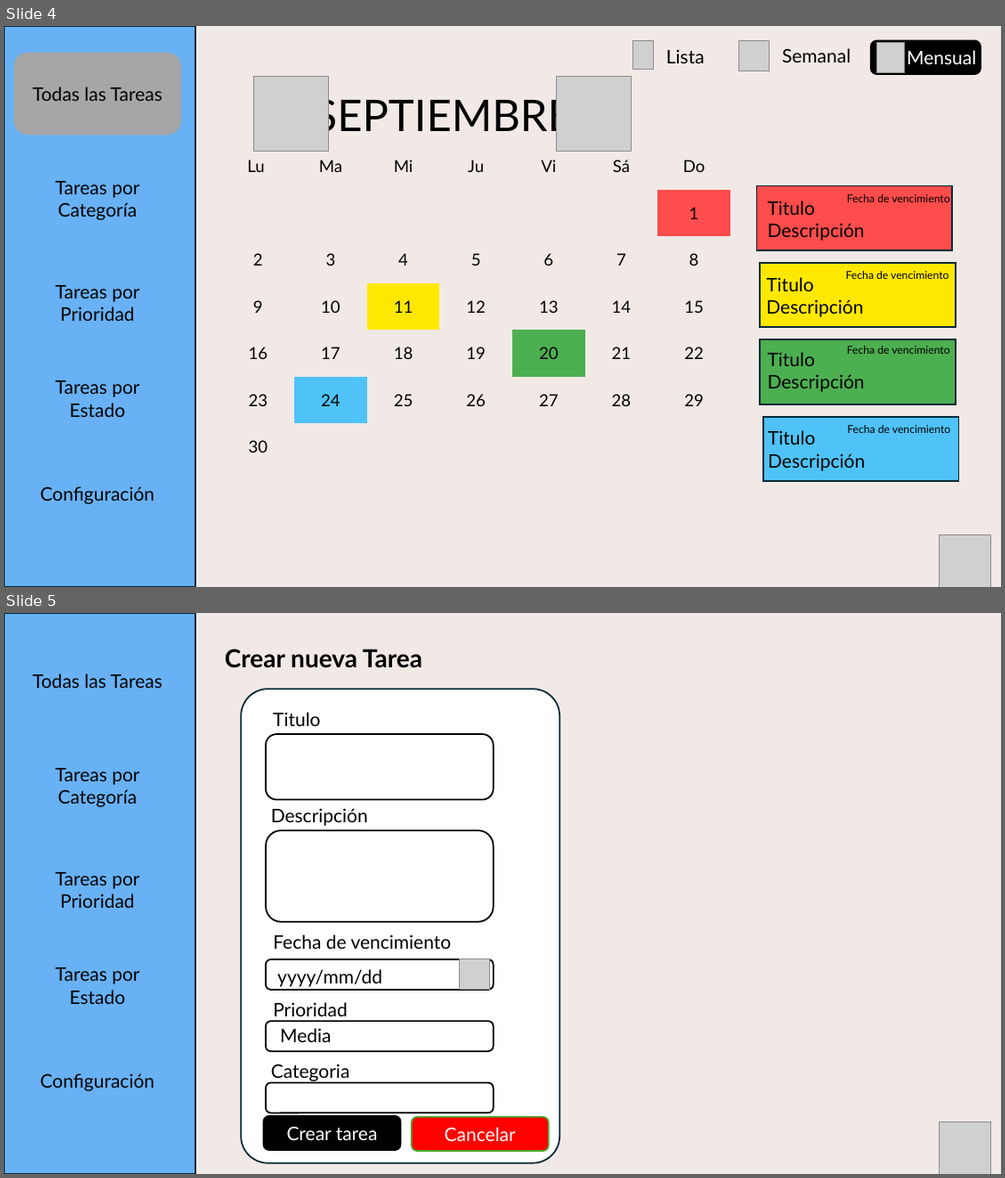
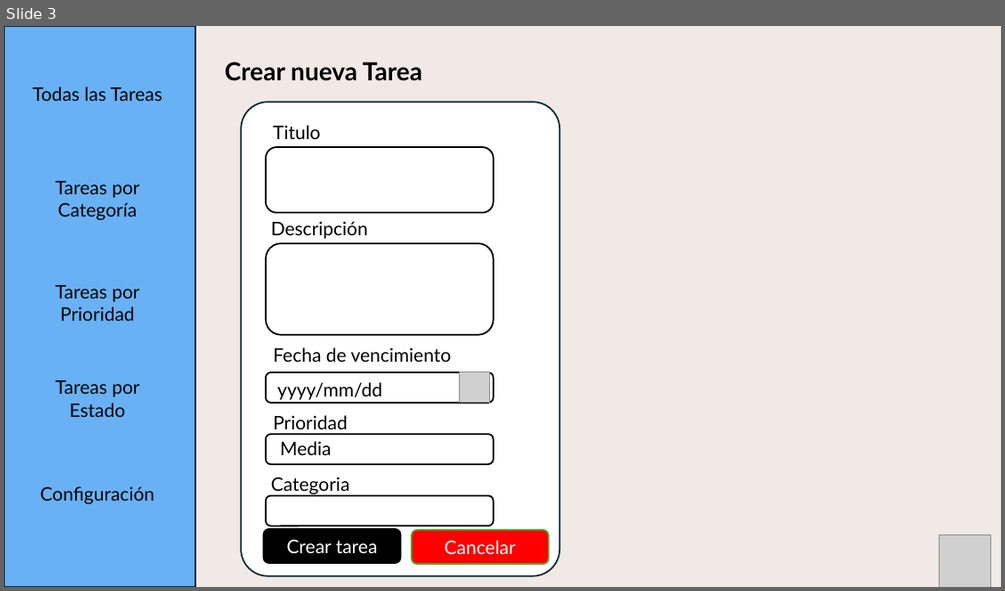
Before and after one commit to Craos6518/Proyecto_To_Do_list_TMS-2024-2, a slide deck: Documentación/Pantalla/Panrtallas.pptx. Shown one above the other, each under a label of ours: slides 4 and 5 before the commit, slide 3 after it. The pictures are 1005x1178 and 1005x591 pixels, drawn with LibreOffice and Linux fonts; fonts in the diff are those of the drawing; grey boxes stand for pictures. Boxes give left, top, right and bottom in pixels: in the first picture for what was removed or moved away, otherwise in the second. Text is boxed around its words. In the diff, an @@ line names an element or a change of style, - is before the commit and + after.

Commit message:
refactor: actualizar estilos de botones y márgenes, mejorar la visualización de tareas y categorías, se deja funcional el aplazar tareas y eliminar categorias

```diff
--- a/Documentación/Pantalla/Panrtallas.pptx
+++ b/Documentación/Pantalla/Panrtallas.pptx
@@ slide 4 removed at [4,26,1001,587], background #F1E9E6 @@
@@ group removed at [633,41,980,74]: 3 pictures, 3 texts, 1 rounded rectangle @@
-Lista
-Semanal
-Mensual
@@ picture removed at [254,77,329,151] @@
@@ picture removed at [556,77,631,151] @@
@@ text removed at [314,93,573,140] @@
-SEPTIEMBRE
@@ table removed at [222,143,729,470], 7 rows, 7 columns @@
-Lu | Ma | Mi | Ju | Vi | Sá | Do
- |  |  |  |  |  | 1
-2 | 3 | 4 | 5 | 6 | 7 | 8
-9 | 10 | 11 | 12 | 13 | 14 | 15
-16 | 17 | 18 | 19 | 20 | 21 | 22
-23 | 24 | 25 | 26 | 27 | 28 | 29
-30 |  |  |  |  |  | 
@@ group removed at [757,186,959,481]: 8 texts, 4 rectangles @@
-Titulo
-Descripción
-Fecha de vencimiento
-Titulo
-Descripción
-Fecha de vencimiento
-Titulo
-Descripción
-Fecha de vencimiento
-Titulo
-Descripción
-Fecha de vencimiento
@@ group removed at [4,26,195,587]: 4 texts, 1 rectangle, 1 rounded rectangle @@
-Todas las Tareas
-Tareas por Categoría
-Tareas por Prioridad
-Tareas por Estado
-Configuración
@@ picture removed at [939,535,991,587] @@
@@ what was slide 5 is now slide 3 @@
```
Also in this commit, not shown: 3 slides changed, 3 other slides removed, 6 other files.
